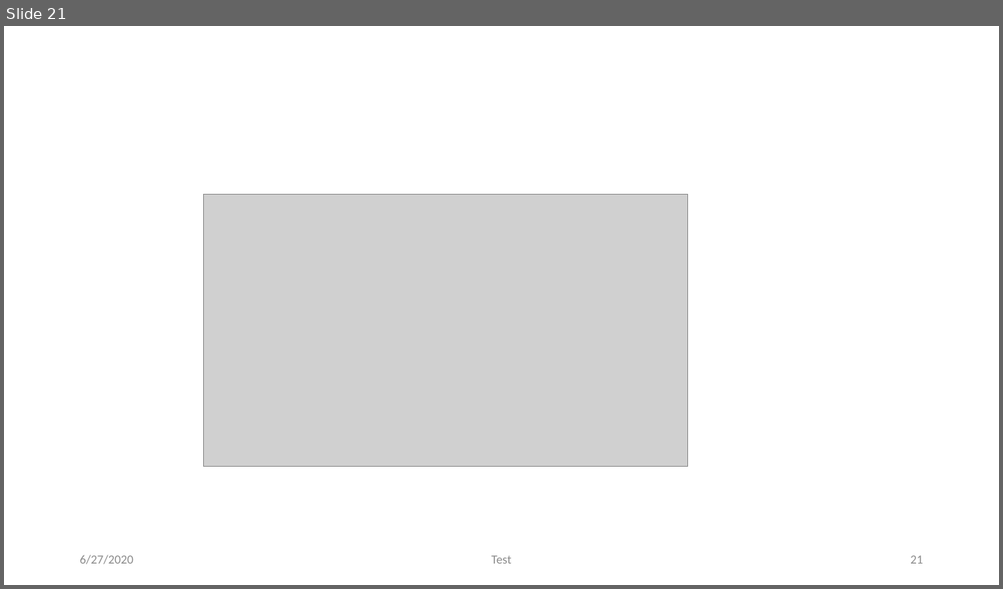
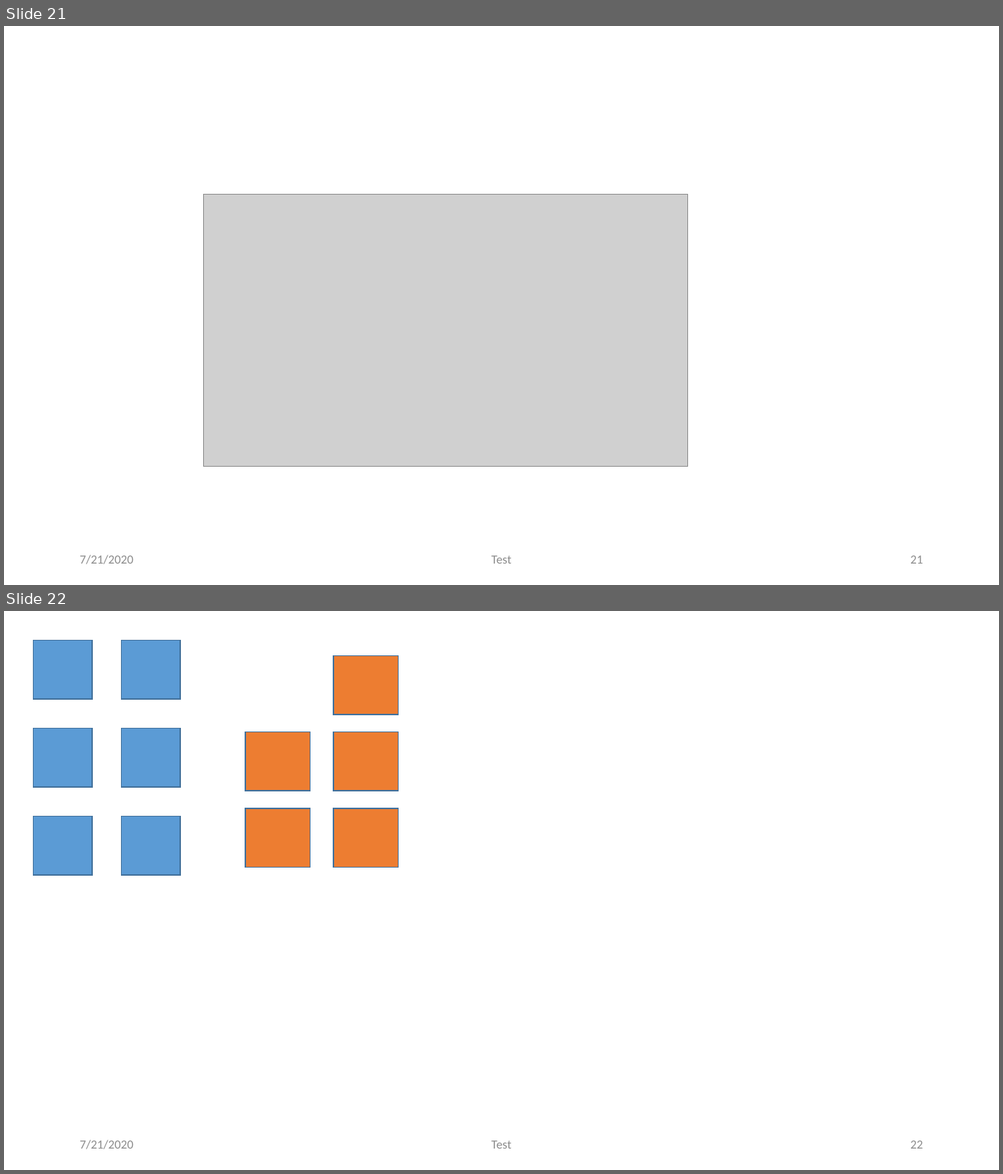
Before and after one commit to pyro-team/bkt-toolbox, a slide deck: references/BKT Shapes Test Library.pptx. Shown one above the other, each under a label of ours: slide 21 before the commit, slides 21 and 22 after it. The pictures are 1003x589 and 1003x1174 pixels, drawn with LibreOffice and Linux fonts; fonts in the diff are those of the drawing; grey boxes stand for pictures. Boxes give left, top, right and bottom in pixels: in the first picture for what was removed or moved away, otherwise in the second. Text is boxed around its words. In the diff, an @@ line names an element or a change of style, - is before the commit and + after.

```diff
--- a/references/BKT Shapes Test Library.pptx
+++ b/references/BKT Shapes Test Library.pptx
@@ slide 22 added at bbox=[4, 611, 999, 1170], background #FFFFFF @@
@@ rectangle added at bbox=[33, 640, 92, 699], fill #5B9BD5, outline #43739E 1 pt @@
@@ rectangle added at bbox=[121, 640, 180, 699], fill #5B9BD5, outline #43739E 1 pt @@
@@ rectangle added at bbox=[334, 655, 398, 715], fill #ED7D31, outline #43739E 1 pt @@
@@ rectangle added at bbox=[33, 728, 92, 787], fill #5B9BD5, outline #43739E 1 pt @@
@@ rectangle added at bbox=[121, 728, 180, 787], fill #5B9BD5, outline #43739E 1 pt @@
@@ rectangle added at bbox=[246, 732, 310, 792], fill #ED7D31, outline #43739E 1 pt @@
@@ rectangle added at bbox=[334, 732, 398, 792], fill #ED7D31, outline #43739E 1 pt @@
@@ rectangle added at bbox=[246, 809, 310, 868], fill #ED7D31, outline #43739E 1 pt @@
@@ rectangle added at bbox=[334, 809, 398, 868], fill #ED7D31, outline #43739E 1 pt @@
@@ rectangle added at bbox=[33, 817, 92, 876], fill #5B9BD5, outline #43739E 1 pt @@
@@ rectangle added at bbox=[121, 817, 180, 876], fill #5B9BD5, outline #43739E 1 pt @@
@@ text added at bbox=[79, 1140, 133, 1150], 12 pt, text #8C8C8C @@
+7/21/2020
@@ text added at bbox=[491, 1141, 511, 1149], 12 pt, text #8C8C8C @@
+Test
@@ page number added at bbox=[910, 1141, 922, 1149], 12 pt, text #8C8C8C @@
+22
@@ slide 21 changed as well @@
@@ text at bbox=[79, 555, 133, 565]: text changed @@
-6/27/2020
+7/21/2020
```
Also in this commit, not shown: 20 other slides changed, 2 other files.
